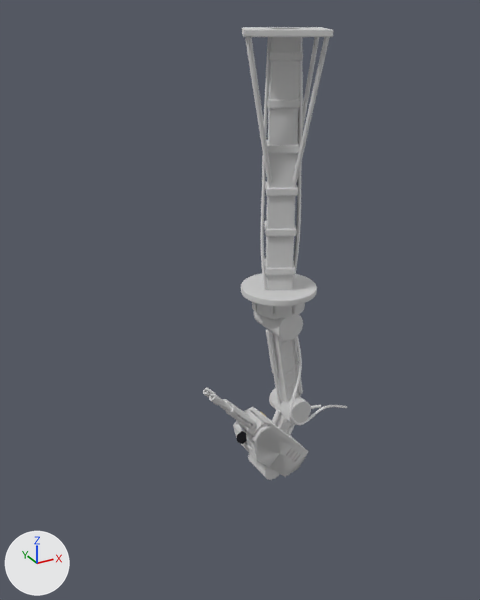
An edit to the glTF model assets/models/v2/turret.glb, drawn before and after from the same camera.
One viewpoint serves both versions: a 50 mm camera at (-4.61, 1.18, 5.31) aimed at (-2.54, 4.95, 3.43). Arrows for +X, +Y and +Z are at lower left; the lights stay in place. The first picture is the older version. Both versions are drawn at frame 1501 of the action 'Scene'; the numbers are the values there.

In view in the first picture: 'Turret_Collar', 'Turret_ElbowJoint', 'Turret_Guns.001', 'Turret_HeadShell', 'Turret_Mount', 'Turret_Pylon', 'Turret_PylonCable2', 'Turret_UpperArm' and 9 more.
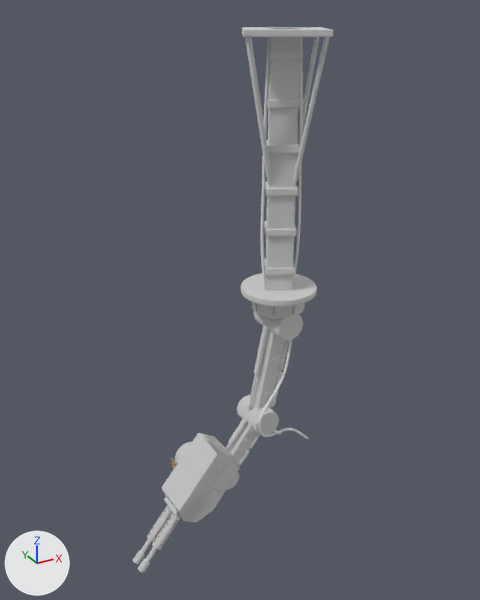
ob_turret_shoulder is not drawn itself; it is the parent of ob_turret_cable1, ob_turret_cable2, ob_turret_elbow, ob_turret_elbowjoint, ob_turret_upperarm, ob_turret_uppercover, ob_turret_upperram.
ob_turret_elbow is not drawn itself; it is the parent of ob_turret_forearm, ob_turret_forecover, ob_turret_foreram, ob_turret_head, ob_turret_wristjoint.
ob_turret_head is not drawn itself; it is the parent of ob_turret_belt, ob_turret_eye, ob_turret_eyelens, ob_turret_guns, ob_turret_headframe, ob_turret_headshell.

Where the change shows, as pixel boxes (x1, y1, x2, y2) in the pictures (480 x 600 px):
'Turret_HeadShell', turned
    before: (233, 407, 309, 477)
    after: (161, 433, 239, 522)
'Turret_UpperArm', turned
    before: (272, 332, 299, 403)
    after: (252, 330, 285, 410)
'Turret_Guns.001', turned
    before: (203, 388, 266, 437)
    after: (133, 496, 180, 573)
'Turret_ElbowJoint', turned
    before: (269, 388, 311, 425)
    after: (237, 395, 279, 436)
'Turret_Cable2', turned
    before: (290, 336, 347, 425)
    after: (258, 340, 309, 440)
'Turret_UpperRam', turned
    before: (266, 329, 281, 404)
    after: (248, 325, 269, 410)
'Turret_ForeArm', turned (mostly hidden before)
    before: (276, 414, 291, 434)
    after: (226, 423, 257, 464)
'Turret_UpperCover', turned
    before: (292, 338, 303, 396)
    after: (271, 340, 289, 407)
'Turret_WristJoint', turned (mostly hidden afterwards)
    before: (248, 453, 280, 480)
    after: (226, 472, 239, 490)
'Turret_ForeRam', turned
    before: (271, 409, 281, 425)
    after: (226, 417, 248, 450)
'Turret_ForeCover', turned (mostly hidden before)
    before: (287, 423, 295, 436)
    after: (238, 433, 260, 467)
'Turret_HeadFrame', turned (mostly hidden)
    before: (236, 434, 253, 452)
    after: (175, 442, 192, 464)
'Turret_EyeLens', turned (not visible afterwards)
    before: (236, 431, 247, 444)
'Turret_Belt', turned (not visible before)
    after: (171, 458, 177, 469)
'Turret_Cable1', turned (mostly hidden)
    before: (311, 405, 321, 409)
    after: (273, 430, 281, 435)

What changed in the scene script:
```text
Change ob_turret_shoulder:
    ob_turret_shoulder.rotation_euler: (0.0, 0.616, 0.0) -> (0.0, 0.995, 0.0)  # degrees (0, 35, 0) -> degrees (0, 57, 0)
Change ob_turret_elbow:
    ob_turret_elbow.rotation_euler: (0.0, 1.633, 0.0) -> (0.0, 1.485, 0.0)  # degrees (0, 94, 0) -> degrees (0, 85, 0)
Change ob_turret_head:
    ob_turret_head.rotation_euler: (0.0, 1.697, 0.0) -> (0.0, -0.223, 0.0)  # degrees (0, 97, 0) -> degrees (0, -13, 0)
```
